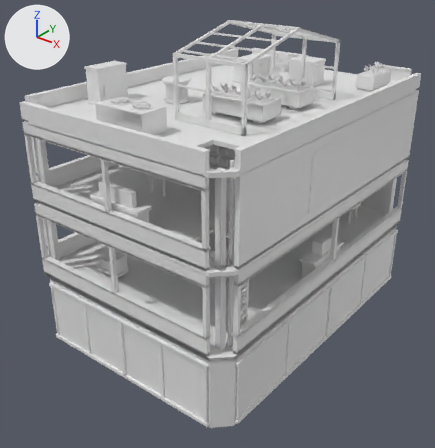
The OBJ model cloudbreak-array-r2/assets/tower-l-3.obj as it was, and as the next commit left it.
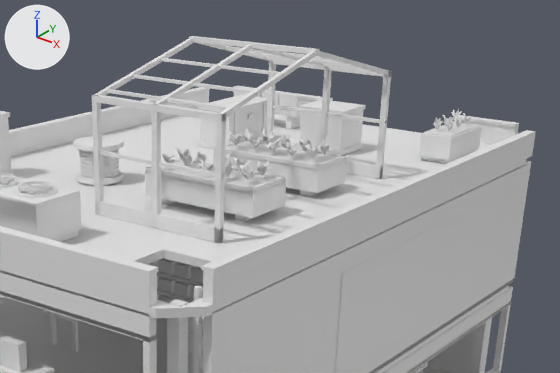
The first picture shows the older version from a 50 mm lens placed at (14.35, -19.2, 12.41), pointed at (-0.01, -1.24, 1.28). The close-ups show the older and then the newer version on the part from 28% to 100% of the width and 0% to 47% of the height of that picture. Only the edits that show in the close-ups are written down. Lighting does not change. The marker at upper left points along +X, +Y and +Z. Where no turn or scale is listed for an object, it has been applied to the vertices.

Script lines for the objects in view, before the commit:
```python
me_tower_l_3 = bpy.data.meshes.new('tower-l-3')
me_tower_l_3.from_pydata(...)  # 5281 vertices, 7996 faces; spans x -5.07..5.07, y -7.25..7.25, z -2.97..9.48
ob_tower_l_3 = bpy.data.objects.new('tower-l-3', me_tower_l_3)
ob_tower_l_3.location = (0.0, 0.0, 0.0)
```
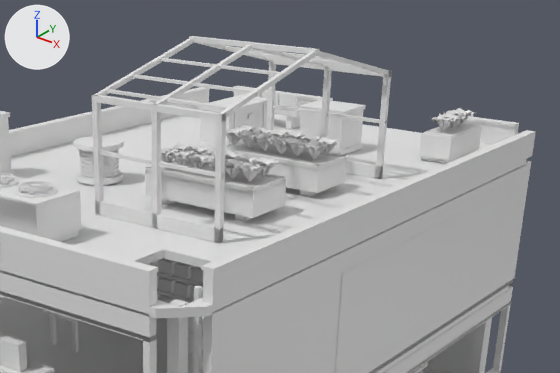
Boxes [x1, y1, x2, y2] around the edits, measured in the close-ups (560 x 373 px; the box of a moved part takes in the faces that stretch with it):
part 1 of me_tower_l_3, rebuilt: before [280, 132, 293, 149]; after [279, 132, 306, 139]
part 2 of me_tower_l_3, rebuilt: before [265, 137, 282, 152]; after [267, 137, 294, 154]
part 3 of me_tower_l_3, rebuilt (88% wider, 31% taller): before [254, 161, 270, 176]; after [248, 157, 279, 177]
part 4 of me_tower_l_3, rebuilt (72% wider): before [240, 162, 257, 181]; after [235, 163, 265, 182]
part 5 of me_tower_l_3, rebuilt: before [261, 129, 275, 145]; after [251, 126, 274, 135]
part 6 of me_tower_l_3, rebuilt: before [233, 157, 250, 172]; after [231, 155, 261, 164]
part 7 of me_tower_l_3, rebuilt: before [225, 159, 236, 178]; after [225, 158, 251, 179]
part 8 of me_tower_l_3, rebuilt: before [241, 129, 256, 142]; after [237, 124, 257, 133]
part 9 of me_tower_l_3, rebuilt: before [228, 131, 244, 146]; after [225, 128, 249, 146]
part 10 of me_tower_l_3, rebuilt: before [213, 153, 231, 163]; after [204, 149, 228, 156]
part 11 of me_tower_l_3, rebuilt (67% wider, 12% taller): before [318, 139, 332, 155]; after [316, 137, 340, 155]
part 12 of me_tower_l_3, rebuilt (56% wider, 25% taller): before [305, 144, 322, 159]; after [301, 140, 328, 159]
part 13 of me_tower_l_3, rebuilt: before [194, 151, 210, 165]; after [187, 146, 212, 154]
part 14 of me_tower_l_3, rebuilt: before [297, 138, 313, 152]; after [298, 136, 325, 142]
part 15 of me_tower_l_3, rebuilt (76% wider, 25% taller): before [285, 141, 301, 156]; after [283, 138, 312, 157]
part 16 of me_tower_l_3, rebuilt: before [175, 147, 192, 160]; after [169, 143, 195, 151]
part 17 of me_tower_l_3, rebuilt: before [161, 152, 177, 163]; after [161, 147, 182, 163]
part 18 of me_tower_l_3, built on: before [179, 133, 263, 171]; after [167, 130, 290, 172]
part 19 of me_tower_l_3, moved or reshaped: before [433, 109, 473, 132]; after [432, 108, 475, 131]

The change, as a diff of the scene's bpy script:
```diff
--- a/cloudbreak-array-r2/assets/tower-l-3.obj.py
+++ b/cloudbreak-array-r2/assets/tower-l-3.obj.py
@@ me_tower_l_3 @@
-me_tower_l_3.from_pydata(...)  # 5281 vertices, 7996 faces; spans x -5.07..5.07, y -7.25..7.25, z -2.97..9.48
+me_tower_l_3.from_pydata(...)  # 6926 vertices, 9964 faces; spans x -5.07..5.07, y -7.25..7.25, z -2.97..9.48
+# me_tower_l_3 part 1: the loose piece of 25 vertices spanning x 1.49..1.85, y 0.41..0.78, z 7.14..7.46 is rebuilt with 85 vertices and now spans x 1.52..2.2, y 0.28..0.83, z 7.13..7.51
+# me_tower_l_3 part 2: the loose piece of 25 vertices spanning x 1.48..1.84, y -0.06..0.31, z 7.14..7.47 is rebuilt with 85 vertices and now spans x 1.52..2.2, y -0.11..0.45, z 7.13..7.51
+# me_tower_l_3 part 3: the loose piece of 25 vertices spanning x 2.49..2.83, y -1.92..-1.55, z 7.14..7.42 is rebuilt with 85 vertices and now spans x 2.34..2.89, y -2.07..-1.5, z 7.13..7.5
+# me_tower_l_3 part 4: the loose piece of 25 vertices spanning x 2.46..2.82, y -2.39..-2.02, z 7.14..7.47 is rebuilt with 85 vertices and now spans x 2.35..2.89, y -2.44..-1.87, z 7.13..7.49
+# me_tower_l_3 part 5: the loose piece of 25 vertices spanning x 1.02..1.34, y 0.42..0.78, z 7.14..7.46 is rebuilt with 85 vertices and now spans x 0.71..1.37, y 0.24..0.83, z 7.13..7.52
+# me_tower_l_3 part 6: the loose piece of 25 vertices spanning x 1.97..2.33, y -1.92..-1.55, z 7.14..7.45 is rebuilt with 85 vertices and now spans x 1.95..2.61, y -2.07..-1.5, z 7.13..7.51
+# me_tower_l_3 part 7: the loose piece of 25 vertices spanning x 1.98..2.34, y -2.39..-2.03, z 7.14..7.46 is rebuilt with 85 vertices and now spans x 1.91..2.61, y -2.44..-1.84, z 7.13..7.52
+# me_tower_l_3 part 8: the loose piece of 25 vertices spanning x 0.53..0.85, y 0.41..0.77, z 7.14..7.42 is rebuilt with 85 vertices and now spans x 0.44..0.96, y 0.26..0.83, z 7.13..7.5
+# me_tower_l_3 part 9: the loose piece of 25 vertices spanning x 0.51..0.86, y -0.06..0.31, z 7.14..7.45 is rebuilt with 85 vertices and now spans x 0.44..0.96, y -0.11..0.5, z 7.13..7.51
+# me_tower_l_3 part 10: the loose piece of 25 vertices spanning x 1.5..1.82, y -1.92..-1.56, z 7.14..7.46 is rebuilt with 85 vertices and now spans x 1.13..1.81, y -2.04..-1.5, z 7.13..7.49
+# me_tower_l_3 part 11: the loose piece of 25 vertices spanning x 2.5..2.82, y 0.41..0.78, z 7.14..7.46 is rebuilt with 85 vertices and now spans x 2.36..2.89, y 0.25..0.83, z 7.13..7.49
+# me_tower_l_3 part 12: the loose piece of 25 vertices spanning x 2.47..2.8, y -0.06..0.31, z 7.14..7.45 is rebuilt with 85 vertices and now spans x 2.34..2.89, y -0.11..0.48, z 7.13..7.5
+# me_tower_l_3 part 13: the loose piece of 25 vertices spanning x 0.99..1.35, y -1.92..-1.55, z 7.14..7.45 is rebuilt with 85 vertices and now spans x 0.72..1.41, y -2.04..-1.5, z 7.13..7.52
+# me_tower_l_3 part 14: the loose piece of 25 vertices spanning x 1.98..2.34, y 0.41..0.78, z 7.14..7.44 is rebuilt with 85 vertices and now spans x 1.93..2.65, y 0.28..0.83, z 7.13..7.5
+# me_tower_l_3 part 15: the loose piece of 25 vertices spanning x 1.97..2.3, y -0.06..0.31, z 7.14..7.45 is rebuilt with 85 vertices and now spans x 1.92..2.61, y -0.11..0.44, z 7.13..7.51
+# me_tower_l_3 part 16: the loose piece of 25 vertices spanning x 0.52..0.87, y -1.92..-1.55, z 7.14..7.44 is rebuilt with 85 vertices and now spans x 0.44..0.97, y -2.1..-1.5, z 7.13..7.49
+# me_tower_l_3 part 17: the loose piece of 25 vertices spanning x 0.51..0.87, y -2.39..-2.02, z 7.14..7.42 is rebuilt with 85 vertices and now spans x 0.44..1.01, y -2.44..-1.88, z 7.13..7.49
+# me_tower_l_3 part 18: 75 vertices removed from x 0.99..1.84, y -2.39..0.31, z 7.14..7.48; 595 vertices added at x 0.68..2.21, y -2.44..0.83, z 7.13..7.52
+# me_tower_l_3 part 19: 2 vertices moved from x 3.24..3.25, y 4.71..4.78, z 7.34..7.36 to x 3.24..3.45, y 4.78..4.8, z 7.36..7.4; 148 vertices removed from x 3.13..3.68, y 4.52..5.74, z 7.07..7.41; 253 vertices added at x 3.11..3.7, y 4.41..5.86, z 7.07..7.45
```
